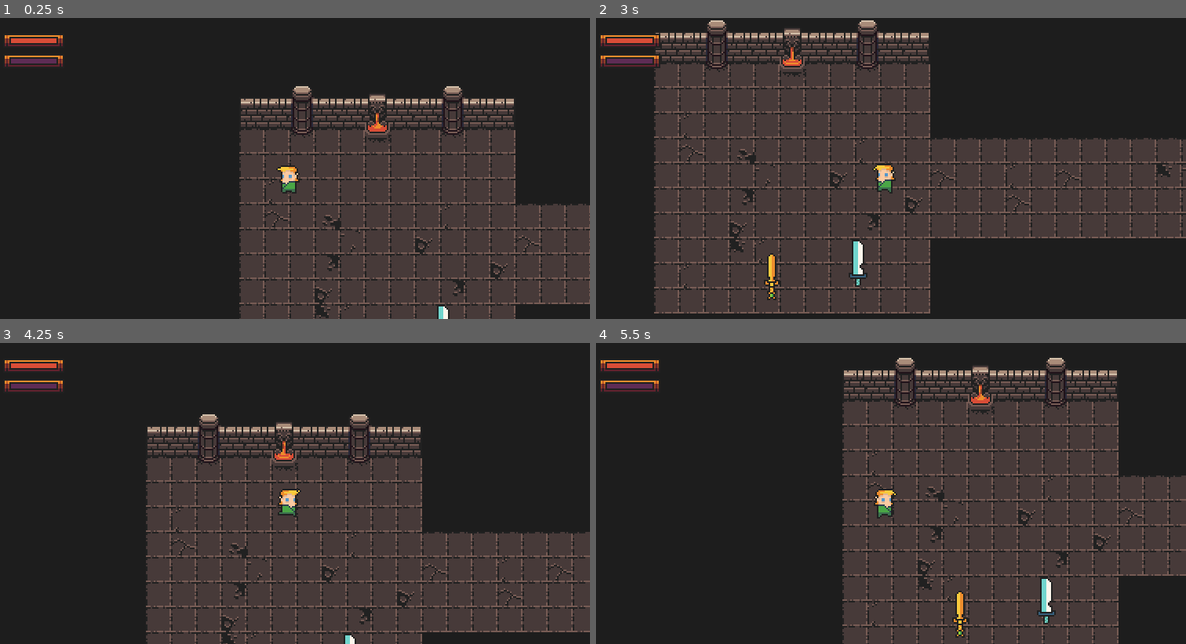
Above: before the commit, frames 1-4 (two rows, left to right).
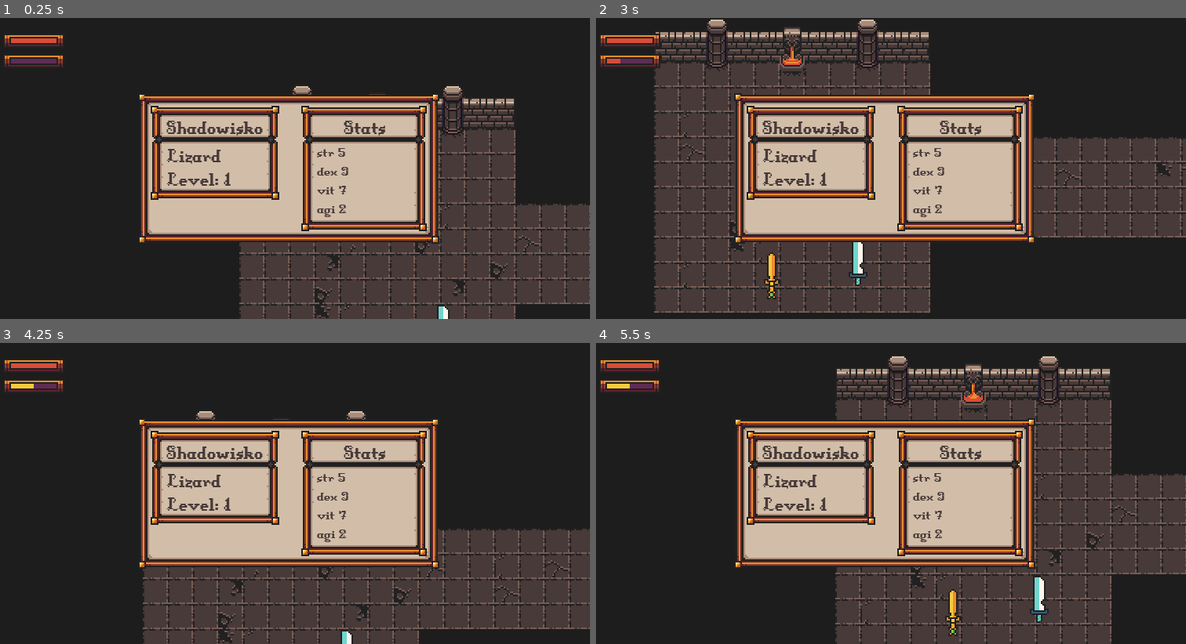
Above: after the commit, the same moments.

Repository: Bandeiraa/GodotTopDownRpg
Game: Godot game, scene res://scenes/management/dungeon_manager.tscn
The game is run twice, just before and just after one commit, with the same random seed, the same clock (stepped at 60 frames per second) and the same inputs.
Inputs (mouse positions are in pixels of both pictures, inside the frame that each line leads up to):
- Up to frame 1 (0.25 s): no input
- Up to frame 2 (3 s): move the mouse to (1014, 153) at 0.52 s; hold Right (ui_right) 0.53-1.28 s; click (1014, 153) at 0.6 s; move the mouse to (767, 183) at 1.27 s; hold Down (ui_down) 1.28-2.03 s; click (767, 183) at 1.35 s; move the mouse to (944, 102) at 2.02 s; hold Right (ui_right) 2.03-2.78 s; click (944, 102) at 2.1 s; move the mouse to (855, 228) at 2.77 s; hold Up (ui_up) from 2.78 s (still down); click (855, 228) at 2.85 s
- Up to frame 3 (4.25 s): move the mouse to (472, 538) at 3.52 s; release Up (ui_up) at 3.53 s; hold Left (ui_left) from 3.53 s (still down); click (472, 538) at 3.6 s
- Up to frame 4 (5.5 s): move the mouse to (702, 448) at 4.27 s; click (702, 448) at 4.35 s; move the mouse to (914, 493) at 5.02 s; release Left (ui_left) at 5.03 s; hold Down (ui_down) from 5.03 s (still down); click (914, 493) at 5.1 s

The runs differ from the first frame. In frame 1, 23% of the frame differs, in the area x 23-75%, y 25-75%; in frame 2, 28%; in frame 3, 30%; in frame 4, 36%, in the area x 1-100%, y 4-100%.

Commit message:
Intro to stats on interface

Diff:
--- /dev/null
+++ b/data_management.gd
@@ -0,0 +1 @@
+extends Node
--- /dev/null
+++ b/scenes/interface/bars_container.tscn
@@ -0,0 +1,38 @@
+[gd_scene load_steps=5 format=2]
+
+[ext_resource path="res://scripts/interface/exp_bar.gd" type="Script" id=1]
+[ext_resource path="res://scripts/interface/health_bar.gd" type="Script" id=2]
+[ext_resource path="res://scenes/interface/health_bar.tscn" type="PackedScene" id=3]
+[ext_resource path="res://scenes/interface/exp_bar.tscn" type="PackedScene" id=4]
+
+[node name="BarContainer" type="VBoxContainer"]
+margin_left = 10.0
+margin_top = 10.0
+margin_right = 39.0
+margin_bottom = 22.0
+__meta__ = {
+"_edit_use_anchors_": false
+}
+
+[node name="HealthBar" type="Control" parent="." groups=[
+"Health",
+] instance=ExtResource( 3 )]
+margin_right = 39.0
+margin_bottom = 9.0
+rect_min_size = Vector2( 39, 9 )
+script = ExtResource( 2 )
+__meta__ = {
+"_edit_use_anchors_": true
+}
+
+[node name="ExpBar" type="Control" parent="." groups=[
+"Exp",
+] instance=ExtResource( 4 )]
+margin_top = 13.0
+margin_right = 39.0
+margin_bottom = 22.0
+rect_min_size = Vector2( 39, 9 )
+script = ExtResource( 1 )
+__meta__ = {
+"_edit_use_anchors_": true
+}
--- /dev/null
+++ b/scenes/interface/info_container.tscn
@@ -0,0 +1,190 @@
+[gd_scene load_steps=11 format=2]
+
+[ext_resource path="res://assets/interface/container.png" type="Texture" id=1]
+[ext_resource path="res://assets/interface/info_container.png" type="Texture" id=2]
+[ext_resource path="res://assets/interface/stats_container.png" type="Texture" id=3]
+[ext_resource path="res://assets/fonts/DungeonFont.ttf" type="DynamicFontData" id=4]
+[ext_resource path="res://scripts/interface/stats_container.gd" type="Script" id=5]
+[ext_resource path="res://scripts/interface/info_container.gd" type="Script" id=6]
+
+[sub_resource type="DynamicFont" id=1]
+size = 14
+font_data = ExtResource( 4 )
+
+[sub_resource type="DynamicFont" id=2]
+size = 14
+font_data = ExtResource( 4 )
+
+[sub_resource type="DynamicFont" id=3]
+size = 14
+font_data = ExtResource( 4 )
+
+[sub_resource type="DynamicFont" id=4]
+size = 10
+font_data = ExtResource( 4 )
+
+[node name="Container" type="TextureRect"]
+anchor_left = 0.5
+anchor_top = 0.5
+anchor_right = 0.5
+anchor_bottom = 0.5
+margin_left = -96.0
+margin_top = -48.0
+margin_right = 96.0
+margin_bottom = 48.0
+texture = ExtResource( 1 )
+__meta__ = {
+"_edit_use_anchors_": false
+}
+
+[node name="InfoContainer" type="TextureRect" parent="." groups=[
+"InfoContainer",
+]]
+margin_left = 8.0
+margin_top = 8.0
+margin_right = 82.0
+margin_bottom = 60.0
+texture = ExtResource( 2 )
+script = ExtResource( 6 )
+__meta__ = {
+"_edit_use_anchors_": false
+}
+
+[node name="VBox" type="VBoxContainer" parent="InfoContainer"]
+anchor_right = 1.0
+anchor_bottom = 1.0
+margin_left = 10.0
+margin_top = 8.0
+margin_right = -10.0
+margin_bottom = 17.0
+__meta__ = {
+"_edit_use_anchors_": false
+}
+
+[node name="PlayerName" type="Label" parent="InfoContainer/VBox"]
+margin_right = 62.0
+margin_bottom = 15.0
+custom_fonts/font = SubResource( 1 )
+custom_colors/font_color = Color( 0.282353, 0.231373, 0.227451, 1 )
+text = "Shadowisko"
+align = 1
+valign = 1
+
+[node name="VBox" type="VBoxContainer" parent="InfoContainer/VBox"]
+margin_top = 19.0
+margin_right = 62.0
+margin_bottom = 50.0
+custom_constants/separation = 1
+
+[node name="ClassName" type="Label" parent="InfoContainer/VBox/VBox"]
+margin_right = 62.0
+margin_bottom = 15.0
+custom_fonts/font = SubResource( 2 )
+custom_colors/font_color = Color( 0.282353, 0.231373, 0.227451, 1 )
+text = "Lizard"
+valign = 1
+
+[node name="HBox" type="HBoxContainer" parent="InfoContainer/VBox/VBox"]
+margin_top = 16.0
+margin_right = 62.0
+margin_bottom = 31.0
+
+[node name="Level" type="Label" parent="InfoContainer/VBox/VBox/HBox"]
+margin_right = 47.0
+margin_bottom = 15.0
+custom_fonts/font = SubResource( 3 )
+custom_colors/font_color = Color( 0.282353, 0.231373, 0.227451, 1 )
+text = "Level: 78"
+valign = 1
+
+[node name="StatsContainer" type="TextureRect" parent="." groups=[
+"StatsContainer",
+]]
+anchor_left = 1.0
+anchor_right = 1.0
+margin_left = -88.0
+margin_top = 8.0
+margin_right = -8.0
+margin_bottom = 88.0
+texture = ExtResource( 3 )
+script = ExtResource( 5 )
+__meta__ = {
+"_edit_use_anchors_": false
+}
+
+[node name="VBox" type="VBoxContainer" parent="StatsContainer"]
+anchor_right = 1.0
+anchor_bottom = 1.0
+margin_left = 10.0
+margin_top = 8.0
+margin_right = -10.0
+margin_bottom = -8.0
+__meta__ = {
+"_edit_use_anchors_": false
+}
+
+[node name="Stats" type="Label" parent="StatsContainer/VBox"]
+margin_right = 60.0
+margin_bottom = 15.0
+custom_fonts/font = SubResource( 1 )
+custom_colors/font_color = Color( 0.282353, 0.231373, 0.227451, 1 )
+text = "Stats"
+align = 1
+valign = 1
+
+[node name="VBox" type="VBoxContainer" parent="StatsContainer/VBox"]
+margin_top = 19.0
+margin_right = 60.0
+margin_bottom = 69.0
+custom_constants/separation = 2
+
+[node name="StrContainer" type="HBoxContainer" parent="StatsContainer/VBox/VBox"]
+margin_right = 60.0
+margin_bottom = 11.0
+
+[node name="Str" type="Label" parent="StatsContainer/VBox/VBox/StrContainer"]
+margin_right = 22.0
+margin_bottom = 11.0
+custom_fonts/font = SubResource( 4 )
+custom_colors/font_color = Color( 0.282353, 0.231373, 0.227451, 1 )
+text = "Str 15"
+valign = 1
+
+[node name="DexContainer" type="HBoxContainer" parent="StatsContainer/VBox/VBox"]
+margin_top = 13.0
+margin_right = 60.0
+margin_bottom = 24.0
+
+[node name="Dex" type="Label" parent="StatsContainer/VBox/VBox/DexContainer"]
+margin_right = 25.0
+margin_bottom = 11.0
+custom_fonts/font = SubResource( 4 )
+custom_colors/font_color = Color( 0.282353, 0.231373, 0.227451, 1 )
+text = "Dex 15"
+valign = 1
+
+[node name="VitContainer" type="HBoxContainer" parent="StatsContainer/VBox/VBox"]
+margin_top = 26.0
+margin_right = 60.0
+margin_bottom = 37.0
+
+[node name="Vit" type="Label" parent="StatsContainer/VBox/VBox/VitContainer"]
+margin_right = 24.0
+margin_bottom = 11.0
+custom_fonts/font = SubResource( 4 )
+custom_colors/font_color = Color( 0.282353, 0.231373, 0.227451, 1 )
+text = "Vit 15"
+valign = 1
+
+[node name="AgiContainer" type="HBoxContainer" parent="StatsContainer/VBox/VBox"]
+margin_top = 39.0
+margin_right = 60.0
+margin_bottom = 50.0
+
+[node name="Agi" type="Label" parent="StatsContainer/VBox/VBox/AgiContainer"]
+margin_right = 25.0
+margin_bottom = 11.0
+custom_fonts/font = SubResource( 4 )
+custom_colors/font_color = Color( 0.282353, 0.231373, 0.227451, 1 )
+text = "Agi 15"
+valign = 1
--- a/scenes/interface/interface.tscn
+++ b/scenes/interface/interface.tscn
@@ -1,35 +1,12 @@
-[gd_scene load_steps=3 format=2]
+[gd_scene load_steps=4 format=2]
 
-[ext_resource path="res://scenes/interface/exp_bar.tscn" type="PackedScene" id=1]
-[ext_resource path="res://scenes/interface/health_bar.tscn" type="PackedScene" id=2]
+[ext_resource path="res://scenes/interface/info_container.tscn" type="PackedScene" id=1]
+[ext_resource path="res://scenes/interface/bars_container.tscn" type="PackedScene" id=2]
+[ext_resource path="res://scripts/interface/interface.gd" type="Script" id=3]
 
 [node name="Interface" type="CanvasLayer"]
+script = ExtResource( 3 )
 
-[node name="BarContainer" type="VBoxContainer" parent="."]
-margin_left = 10.0
-margin_top = 10.0
-margin_right = 39.0
-margin_bottom = 22.0
-__meta__ = {
-"_edit_use_anchors_": false
-}
+[node name="BarContainer" parent="." instance=ExtResource( 2 )]
 
-[node name="HealthBar" parent="BarContainer" instance=ExtResource( 2 )]
-anchor_left = 0.0
-anchor_top = 0.0
-anchor_right = 0.0
-anchor_bottom = 0.0
-margin_left = 0.0
-margin_top = 0.0
-margin_right = 39.0
-margin_bottom = 9.0
-
-[node name="ExpBar" parent="BarContainer" instance=ExtResource( 1 )]
-anchor_left = 0.0
-anchor_top = 0.0
-anchor_right = 0.0
-anchor_bottom = 0.0
-margin_left = 0.0
-margin_top = 13.0
-margin_right = 39.0
-margin_bottom = 22.0
+[node name="Container" parent="." instance=ExtResource( 1 )]
--- a/scripts/character/player.gd
+++ b/scripts/character/player.gd
@@ -16,6 +16,7 @@
 export(int) var walk_speed
 
 func _ready() -> void:
+	update_hud_stats()
 	new_strength = stats.strength
 	base_speed = walk_speed
 	walk_speed += stats.agility
@@ -80,6 +81,16 @@
 	new_strength = strength
 	walk_speed = base_speed + agility
 	weapon_spawner.update_attack_cooldown(dextery)
+	update_hud_stats()
+
+
+func update_hud_stats() -> void:
+	var index: int = 0
+	for stat in stats.stats.keys():
+		get_tree().call_group("StatsContainer", "update_interface", stat, stats.stats[stat], index)
+		index += 1
+
+	get_tree().call_group("InfoContainer", "update_level", stats.current_level)
 
 
 func kill():
--- a/scripts/character/stats.gd
+++ b/scripts/character/stats.gd
@@ -40,7 +40,7 @@
 
 func _process(_delta):
 	if Input.is_action_just_pressed("ui_up"):
-		on_level_up()
+		update_exp(5)
 
 
 func update_health(value: int) -> void:
--- /dev/null
+++ b/scripts/interface/info_container.gd
@@ -0,0 +1,9 @@
+extends TextureRect
+
+onready var vbox: VBoxContainer = get_node("VBox/VBox")
+onready var player_name: Label = get_node("VBox/PlayerName")
+onready var player_class: Label = vbox.get_node("ClassName")
+onready var player_level: Label = vbox.get_node("HBox/Level")
+
+func update_level(level: int) -> void:
+	player_level.text = "Level: " + str(level)
--- /dev/null
+++ b/scripts/interface/interface.gd
@@ -0,0 +1 @@
+extends CanvasLayer
--- /dev/null
+++ b/scripts/interface/stats_container.gd
@@ -0,0 +1,7 @@
+extends TextureRect
+
+onready var vbox: VBoxContainer = get_node("VBox/VBox")
+onready var status_list: Array = vbox.get_children()
+
+func update_interface(stat: String, value: int, index: int) -> void:
+	vbox.get_child(index).get_children().min().text = stat + " " + str(value)
Binary file added: assets/fonts/DungeonFont.ttf
Binary file added: assets/interface/container.png
Not shown, added: assets/interface/container.png.import
Binary file added: assets/interface/info_container.png
Not shown, added: assets/interface/info_container.png.import
Binary file added: assets/interface/stats_container.png
Not shown, added: assets/interface/stats_container.png.import
